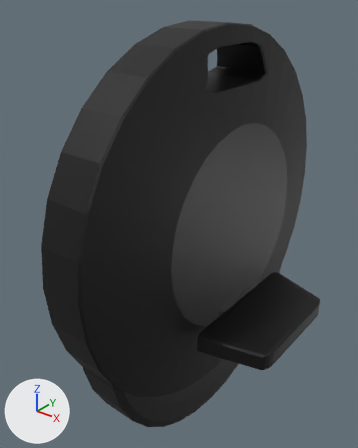
A saved change to the glTF model assets/nicola.glb.
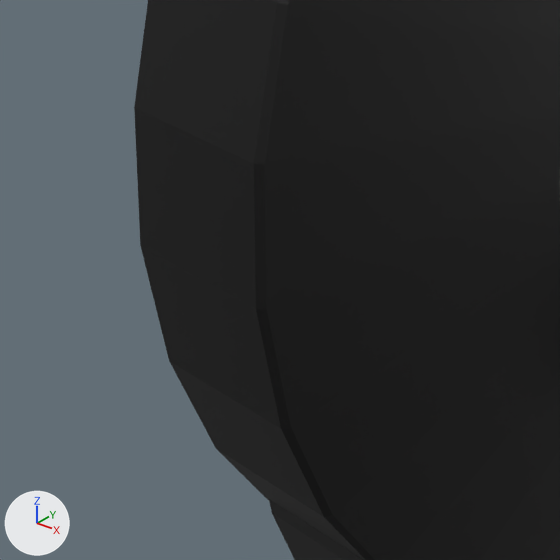
Each version appears first whole from a camera (50 mm lens) standing at (2.68, -3.56, 4.25) and looking at (-0.08, -0.12, 2.11), and next in a close-up on the part from 0% to 48% of the width and 48% to 86% of the height. Lighting does not change. The marker at lower left points along +X, +Y and +Z. Where no turn or scale is listed for an object, it has been applied to the vertices.

Names of what the first close-up shows: 'WheelAnimation', 'Куб.001'.
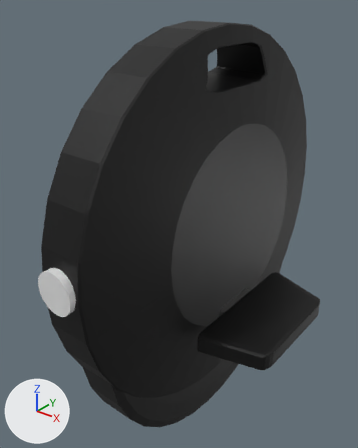
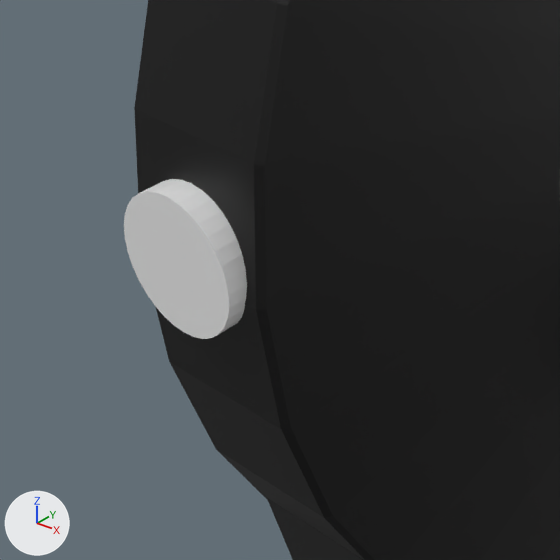
The newer file is also turned or shifted as a whole; pictures and numbers use the older file's frame.

Patch to the scene script:
```diff
--- a/assets/nicola.glb.py
+++ b/assets/nicola.glb.py
@@ me_цилиндр_010 @@
+me_цилиндр_010.from_pydata(...)  # a 32-sided cylinder along y spanning x -0.177..0.177, y -0.046..0.046, z -0.177..0.177
@@ ob_wheelanimation @@
 ob_wheelanimation.location = (0.142, 0.0, 1.515)
-ob_wheelanimation.rotation_euler = (-1.571, 0.213, 1.572)  # degrees (-90, 12, 90)
+ob_wheelanimation.rotation_euler = (1.57, 0.73, -1.572)  # degrees (90, 42, -90)
 ob_wheelanimation.scale = (1.52, 1.52, 0.214)
@@ ob_headlight @@
+ob_headlight = bpy.data.objects.new('HeadLight', me_цилиндр_010)
+ob_headlight.location = (0.133, -1.761, 2.257)
```

What differs and where, as boxes [x1, y1, x2, y2] in the close-ups (560 x 560 px):
'HeadLight', added
    after: [124, 179, 247, 339]
'WheelAnimation', turned
    before: [269, 499, 363, 560]
    after: [267, 498, 363, 560]
